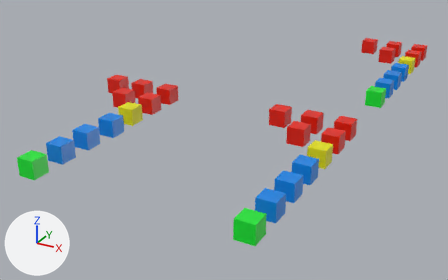
Before and after pictures for a commit that changed the glTF model tests/blend_export/gltf/45545-relax-name-sanitization.gltf.
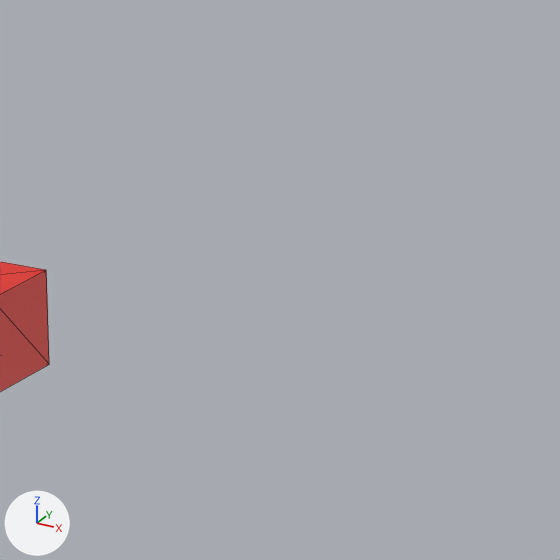
There are two pictures of each version: one whole from a 50 mm lens placed at (19.3, -69.5, 27.0), pointed at (-17.0, -3.5, -6.0), one close up on the part from 38% to 57% of the width and 16% to 47% of the height. The axes (+X, +Y, +Z) are drawn at lower left. The lights are the same throughout. The close-ups show mesh edges as thin lines. Where no turn or scale is listed for an object, it has been applied to the vertices.

Names of what the first close-up shows: 'Animated_Disallowed_Clashing_Deep_Tree_@'.
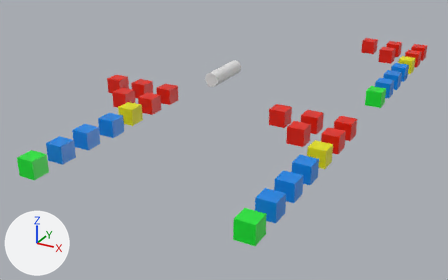
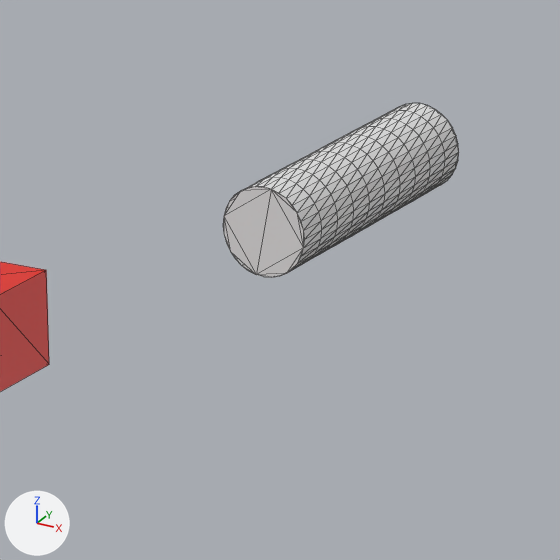
What differs and where, as boxes [x1, y1, x2, y2] in the close-ups (560 x 560 px):
'Cylinder', added: after [223, 103, 459, 277]

What the commit changed:
Mesh me_cylinder is new.
It has 352 vertices, 700 faces and spans x -22.94..-20.94, y 1.82..8.92, z -1.0..1.0.
Object 'Cylinder' (ob_cylinder) is new; it shows me_cylinder.
Its location is (0.0, 0.0, 0.0).
